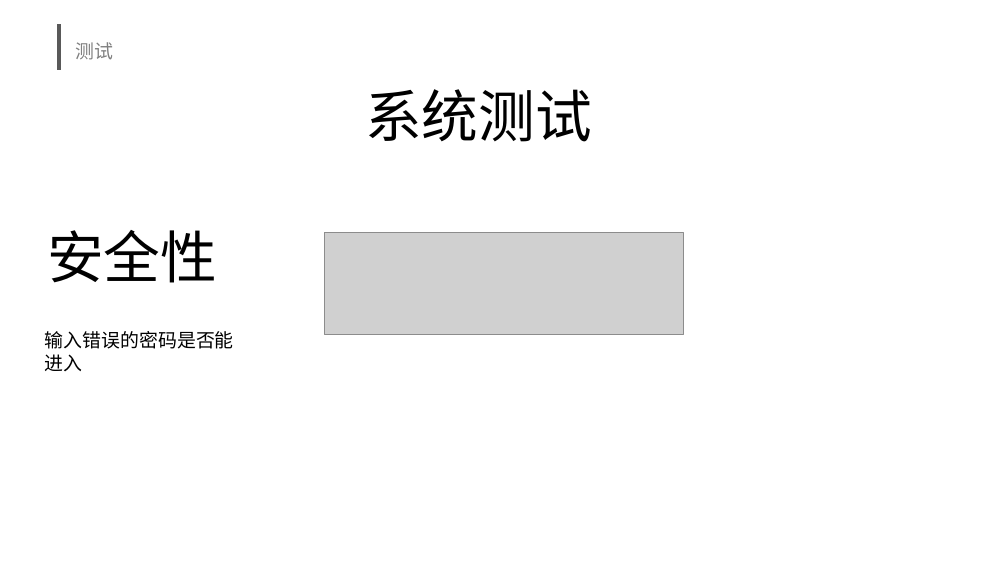
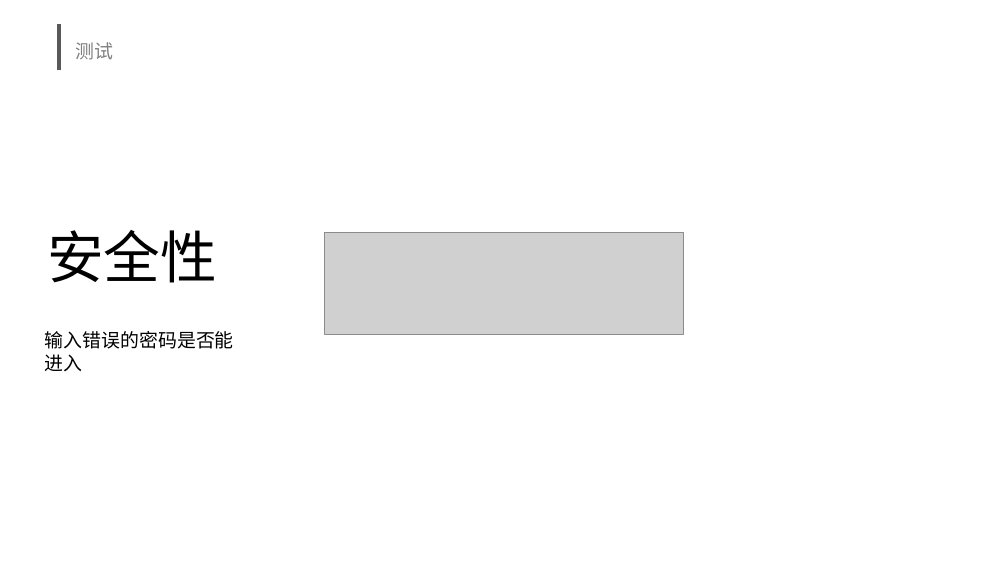
Before and after one commit to se2019springg17/-, a slide deck: slide 30 of G17小组书社项目总评报告.pptx. Drawn at 1008x567 pixels with LibreOffice and Linux fonts; fonts in the diff are those of the drawing; grey boxes stand for pictures; background and template pictures are left out. Boxes give left, top, right and bottom in pixels: in the first picture for what was removed or moved away, otherwise in the second. Text is boxed around its words. In the diff, an @@ line names an element or a change of style, - is before the commit and + after.

```diff
--- a/G17小组书社项目总评报告.pptx
+++ b/G17小组书社项目总评报告.pptx
@@ text removed at [365, 89, 592, 142] @@
-系统测试
```
Also in this commit, not shown: 9 other slides changed, 1 slide added, 1 slide removed, 2 other files.
